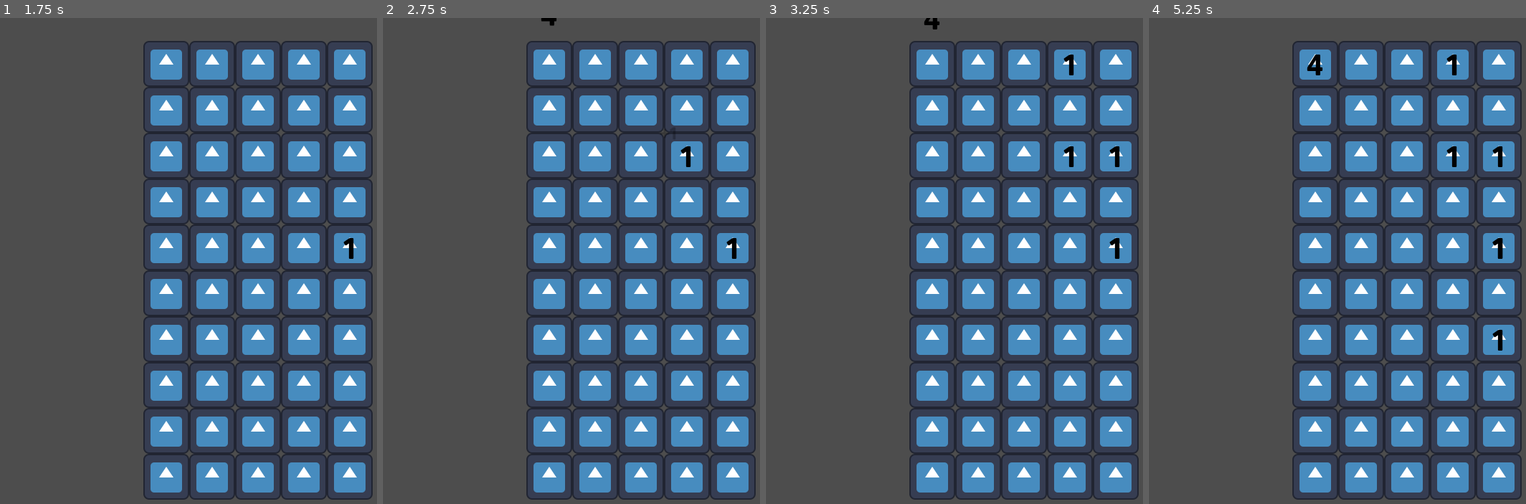
Above: before the commit, frames 1-4 (left to right).
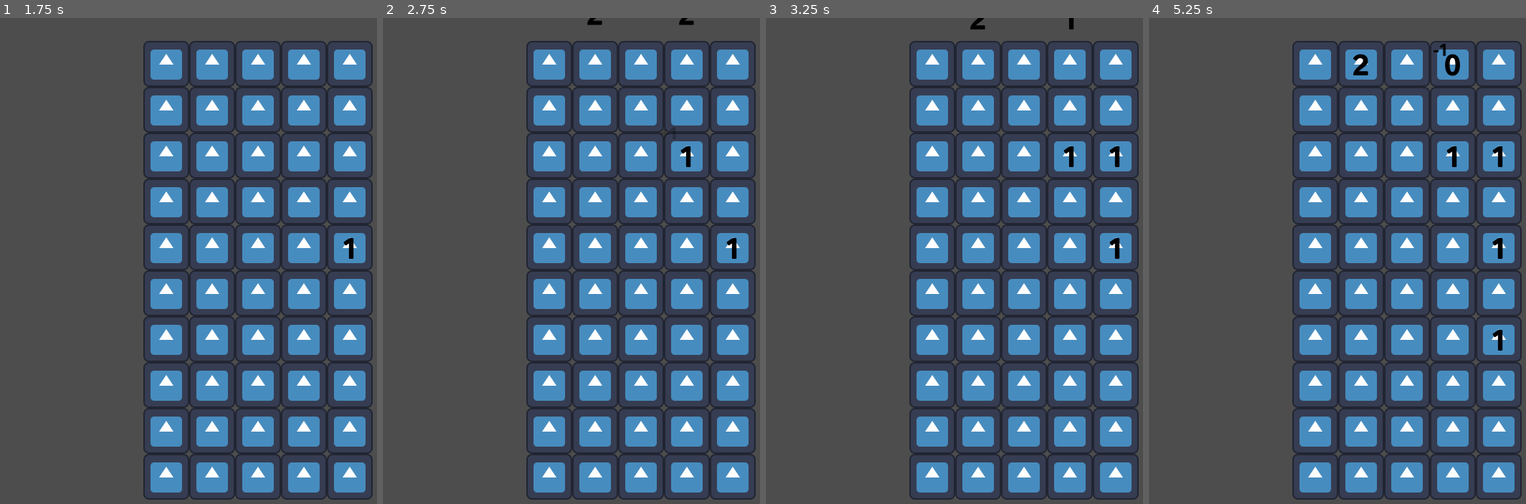
Above: after the commit, the same moments.

Repository: chhurst8/plants-vs-numbers
Game: Godot game, scene res://main.tscn
The game is run twice, just before and just after one commit, with the same random seed, the same clock (stepped at 60 frames per second) and the same inputs. The engine's default icon, where the game draws it, is replaced by a stand-in: a white triangle on a blue panel in a dark square.
Inputs (mouse positions are in pixels of both pictures, inside the frame that each line leads up to):
- Up to frame 1 (1.75 s): tap Enter at 0.5 s; move the mouse to (373, 251) at 0.52 s; click (373, 251) at 0.67 s; drag from (154, 299) to (233, 377) at 1.27 s
- Up to frame 2 (2.75 s): move the mouse to (692, 163) at 2.02 s; click (692, 163) at 2.17 s
- Up to frame 3 (3.25 s): tap Space at 2.75 s; drag from (999, 377) to (867, 197) at 2.77 s
- Up to frame 4 (5.25 s): move the mouse to (outside the picture) at 3.52 s; click (outside the picture) at 3.67 s; drag from (1250, 197) to (1329, 149) at 4.27 s; move the mouse to (1431, 275) at 5.02 s; click (1431, 275) at 5.17 s

Frame 1 is identical in both runs. In frame 2, 0.1% of the frame differs, in the area x 42-83%, y 0-2%; in frame 3, 0.2%; in frame 4, 0.4%, in the area x 41-83%, y 5-12%.

Commit message:
I did waves

Diff:
--- /dev/null
+++ b/level.tscn
@@ -0,0 +1,3 @@
+[gd_scene format=3 uid="uid://c8tep08ok5o1q"]
+
+[node name="Node2D" type="Node2D" unique_id=612820647]
--- a/main.gd
+++ b/main.gd
@@ -10,11 +10,14 @@
 
 var points: int = 0
 var current_wave: int = 0
+var enemies_remaining_in_wave = {}
+var current_turn: int = 0
 
 enum TurnOwners {
 	PLAYER, ENEMY
 }
 var turn_owner: TurnOwners
+var rng = RandomNumberGenerator.new()
 
 
 @export var plant_holder: Node2D
@@ -62,7 +65,7 @@
 # Called when the node enters the scene tree for the first time.
 func _ready() -> void:
 	# testing
-	spawn_enemy(4, Vector2i(0, -2))
+	init_wave()
 
 	global_turn_timer.start()
 	turn_owner = TurnOwners.PLAYER
@@ -179,6 +182,11 @@
 		do_player_turn()
 		turn_owner = TurnOwners.ENEMY
 	else:
+		current_turn += 1
+		if (enemies_remaining_in_wave.has(current_turn)):
+			var wave = enemies_remaining_in_wave[current_turn]
+			for enemy in wave:
+				spawn_enemy(enemy["number"], Vector2i(enemy["position"], -2))
 		do_enemy_turn()
 		turn_owner = TurnOwners.PLAYER
 
@@ -192,6 +200,30 @@
 	for enemy: Enemy in enemy_holder.get_children():
 		enemy.do_turn()
 
+func init_wave() -> void:
+	rng.seed = current_wave
+	var boss = roundf((2 * pow(2, current_wave)) * rng.randf_range(0.9, 1.1));
+	var num_enemies = roundf(3 * (current_wave + 1) * rng.randf_range(0.6, 1.4))
+	print_debug(num_enemies)
+	var boss_placed = false
+	enemies_remaining_in_wave = {}
+	var line = 0
+	while num_enemies > 0:
+		line += 1
+		var enemies_in_line = roundf(min(1 / rng.randf(), 1) * num_enemies)
+		enemies_remaining_in_wave[line] = []
+		num_enemies -= enemies_in_line
+		var occupied_spots = []
+		for i in enemies_in_line:
+			var is_boss = !boss_placed && (rng.randf() > 0.5 || num_enemies == 0)
+			if is_boss:
+				boss_placed = true
+			var spot = rng.randi_range(0, 4 - 1)
+			while occupied_spots.has(spot):
+				spot = rng.randi_range(0, 4 - 1)
+			occupied_spots.append(spot)
+			enemies_remaining_in_wave[line].append({"position": spot, "number": boss})
+	print_debug(enemies_remaining_in_wave)
 
 func spawn_enemies() -> void:
 
